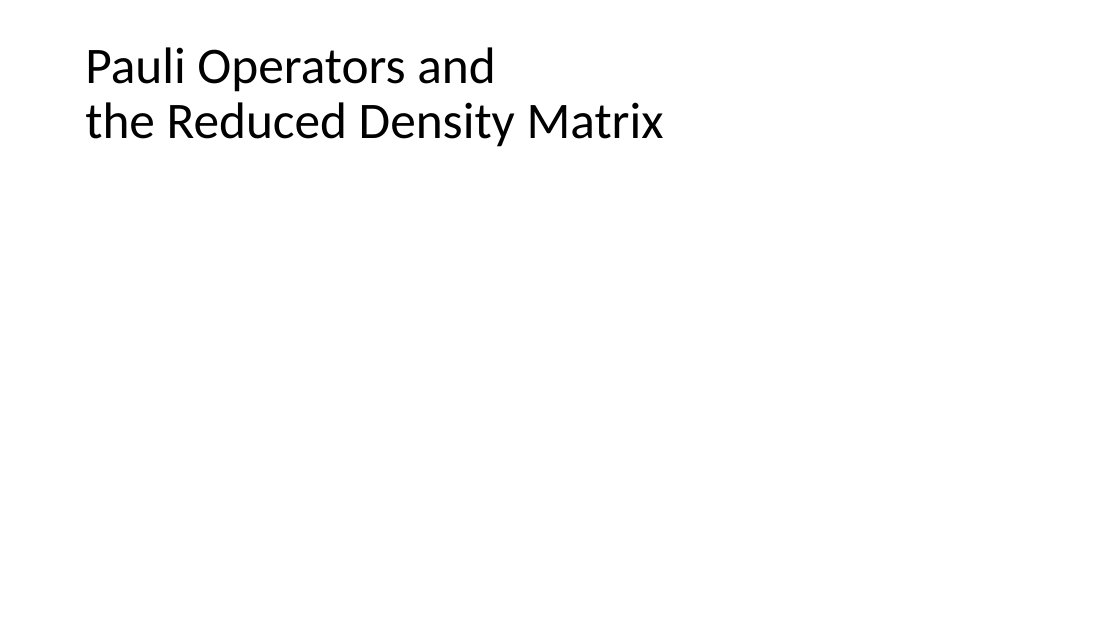
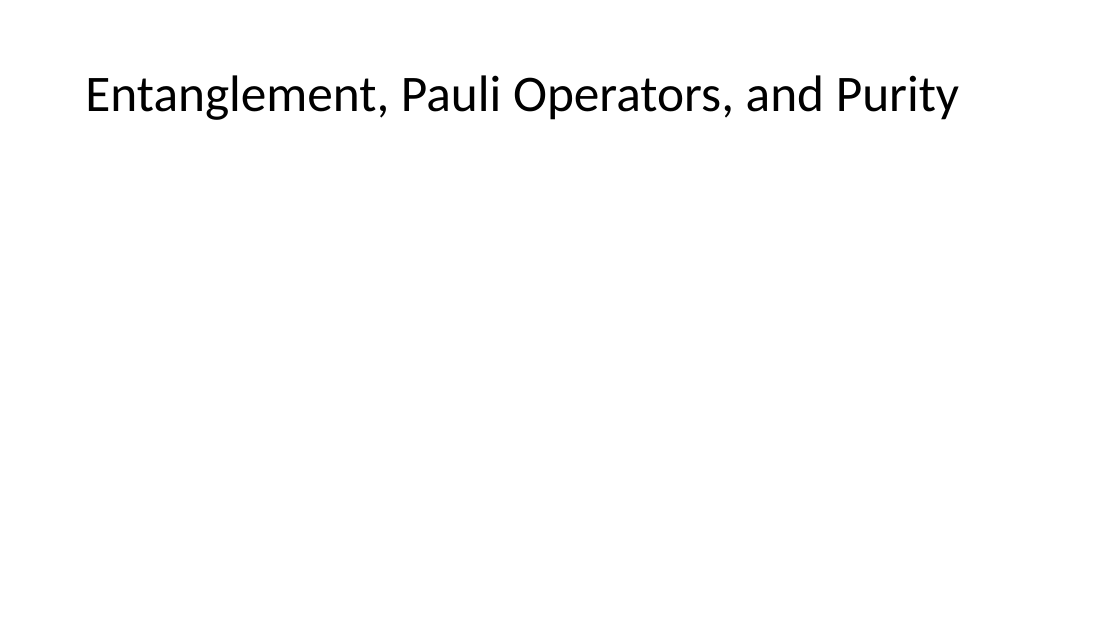
Before and after one commit to yuttai/Contextuality-and-Nonlocality-in-Discrete-Quantum-Theory, a slide deck: slide 15 of defense.pptx. Drawn at 1120x630 pixels with LibreOffice and Linux fonts; fonts in the diff are those of the drawing; grey boxes stand for pictures. Boxes give left, top, right and bottom in pixels: in the first picture for what was removed or moved away, otherwise in the second. Text is boxed around its words. In the diff, an @@ line names an element or a change of style, - is before the commit and + after.

```diff
--- a/defense.pptx
+++ b/defense.pptx
@@ title at [85,75,959,120]: text changed @@
-Pauli Operators and
-the Reduced Density Matrix
+Entanglement, Pauli Operators, and Purity
```
Also in this commit, not shown: 6 slides added, 1 other file.
